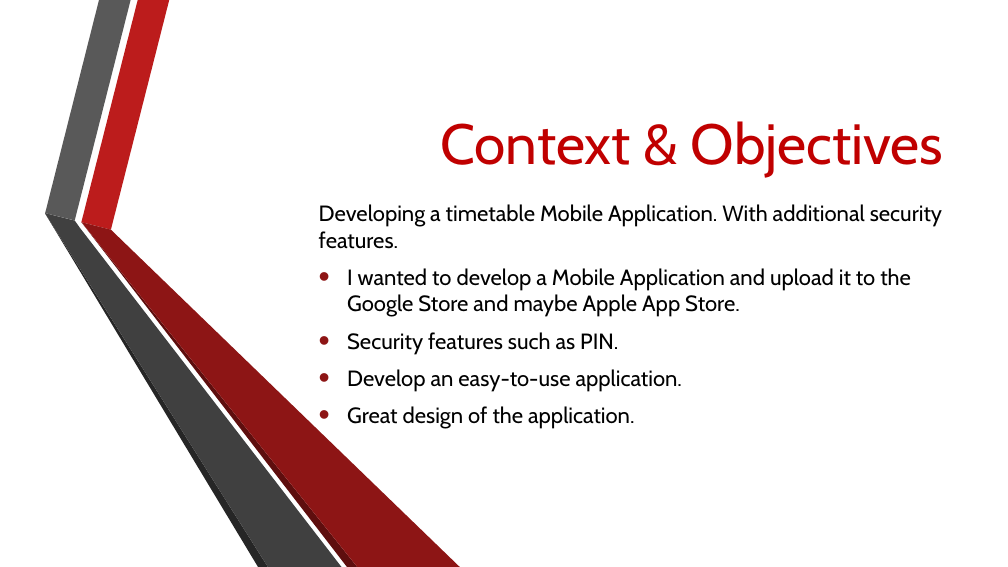
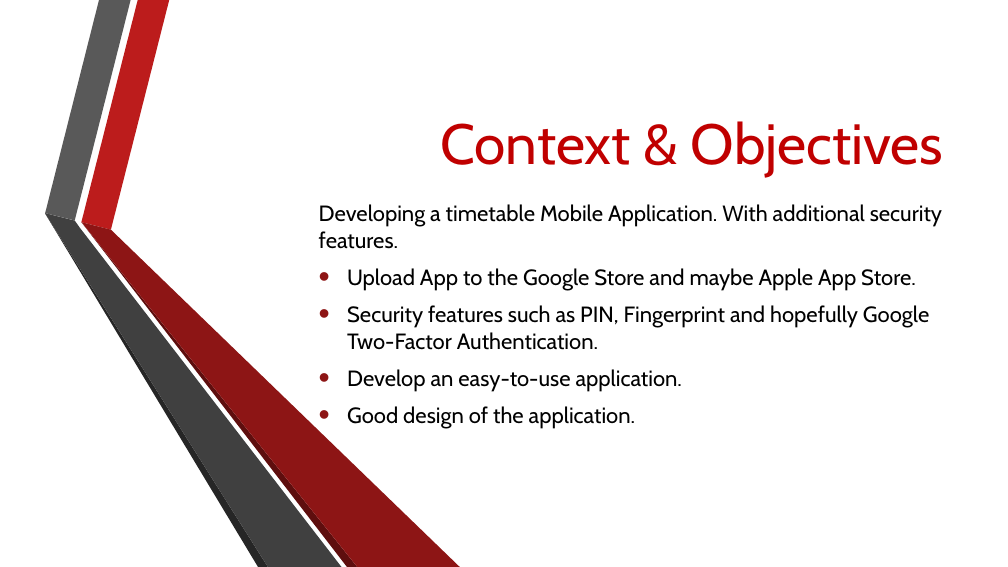
Before and after one commit to Oskar-Ciebien/Timetable_Application, a slide deck: slide 2 of Documents/Semester 1 Presentation.pptx. Drawn at 1008x567 pixels with LibreOffice and Linux fonts; fonts in the diff are those of the drawing; background and template pictures are left out. Boxes give left, top, right and bottom in pixels: in the first picture for what was removed or moved away, otherwise in the second. Text is boxed around its words. In the diff, an @@ line names an element or a change of style, - is before the commit and + after.

```diff
--- a/Documents/Semester 1 Presentation.pptx
+++ b/Documents/Semester 1 Presentation.pptx
@@ subtitle at (x1=347, y1=268, x2=929, y2=350): text changed @@
-• I wanted to develop a Mobile Application and upload it to the Google Store and maybe Apple App Store.
-• Security features such as PIN.
+• Upload App to the Google Store and maybe Apple App Store.
+• Security features such as PIN, Fingerprint and hopefully Google Two-Factor Authentication.
@@ subtitle at (x1=347, y1=406, x2=635, y2=429): text changed @@
-• Great design of the application.
+• Good design of the application.
```
Also in this commit, not shown: 2 other slides changed, 1 slide added, 1 slide removed.
